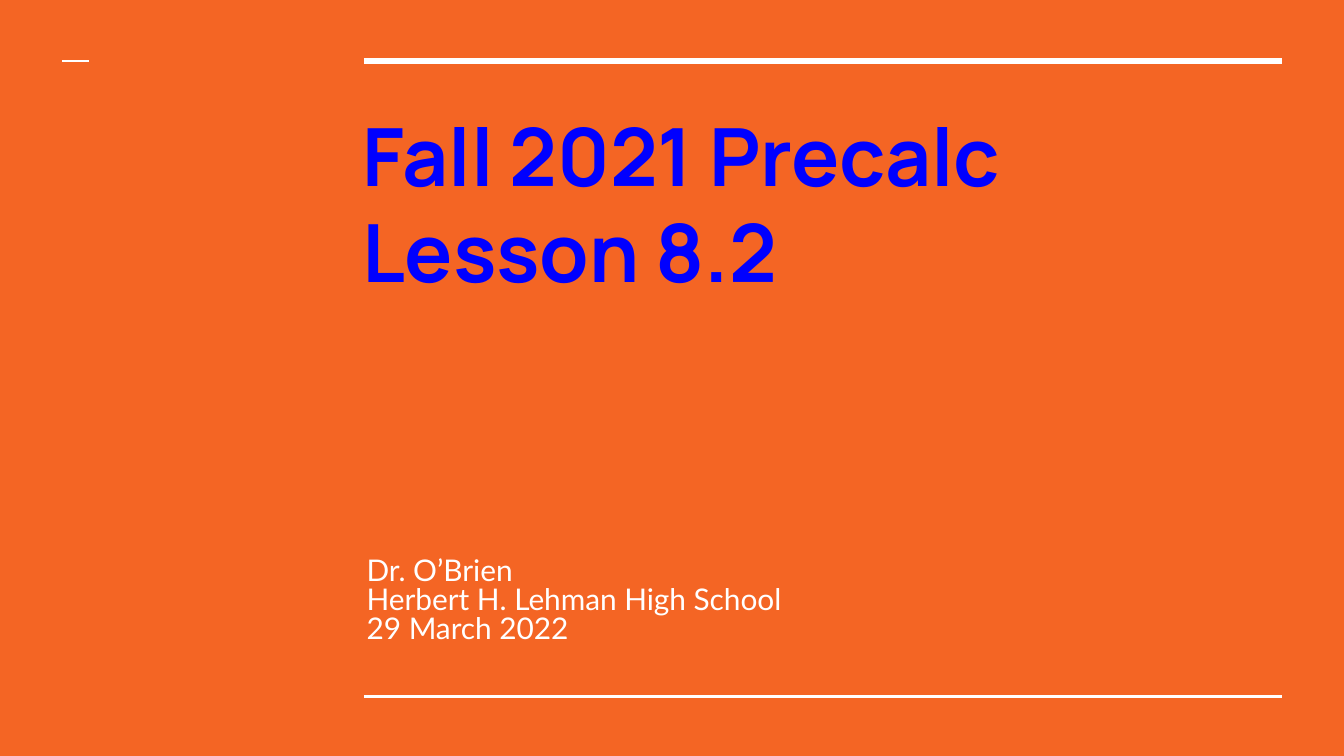
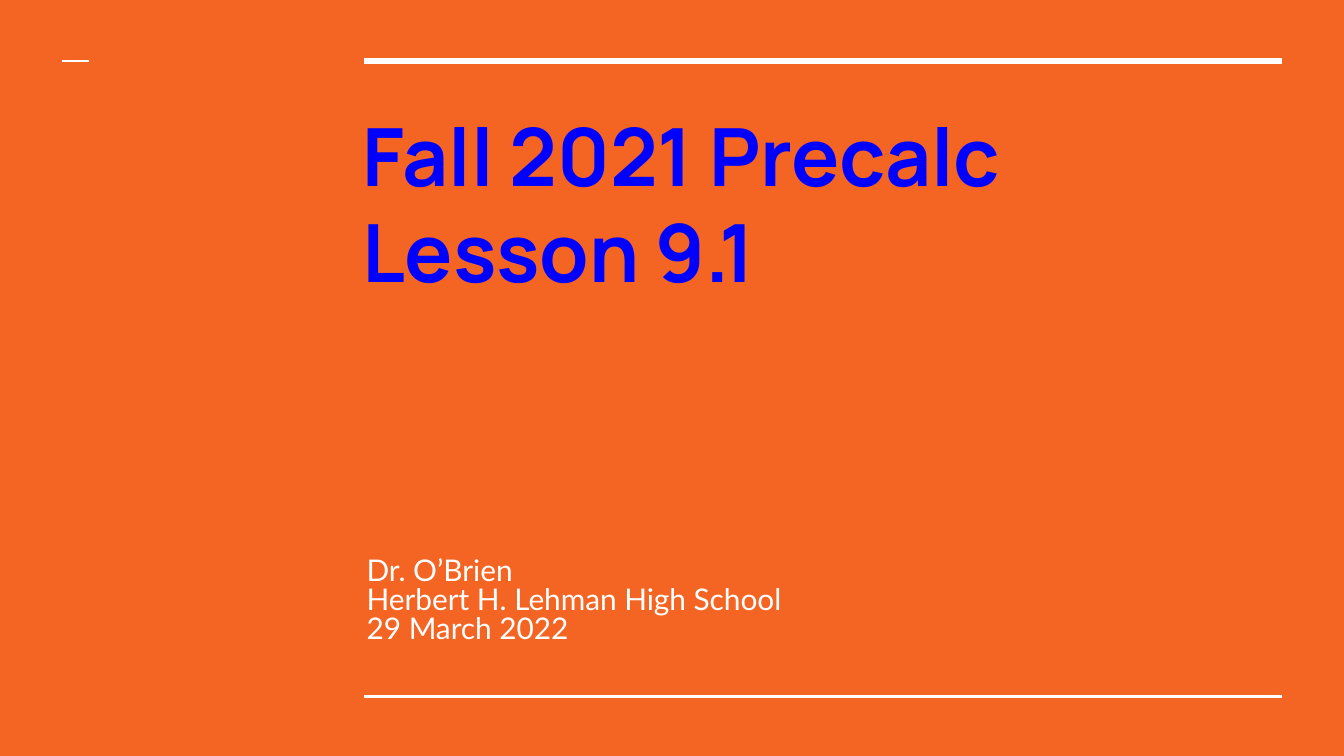
Before and after one commit to cobrien87/work, a slide deck: slide 1 of old/precal2_8_02.pptx. Drawn at 1344x756 pixels with LibreOffice and Linux fonts; fonts in the diff are those of the drawing; background and template pictures are left out. Boxes give left, top, right and bottom in pixels: in the first picture for what was removed or moved away, otherwise in the second. Text is boxed around its words. In the diff, an @@ line names an element or a change of style, - is before the commit and + after.

```diff
--- a/old/precal2_8_02.pptx
+++ b/old/precal2_8_02.pptx
@@ title at <box>362,223,755,284</box>: text changed @@
-Lesson 8.2
+Lesson 9.1
```
Also in this commit, not shown: 7 other slides changed, 1 slide added, 12 other files.
